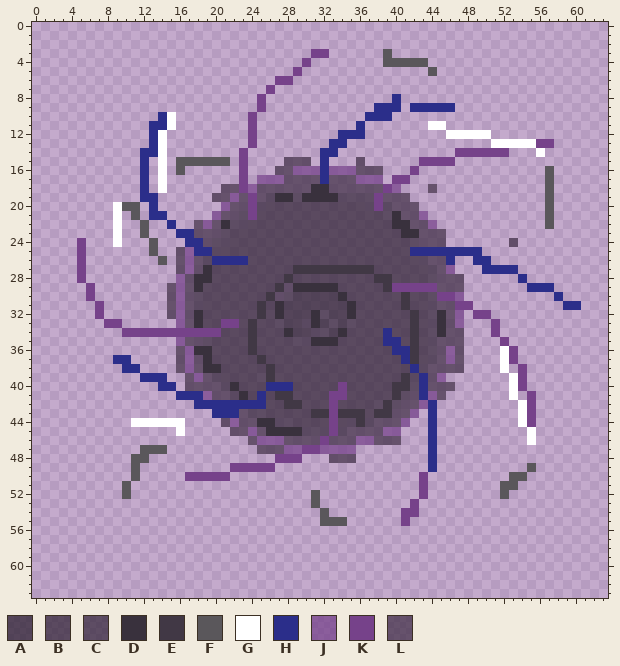
Two states of a pixel-art sprite, IntershellarGame/Assets/Sprites/Wormhole_512px.png. The first picture shows the starting point.
The file is 512x512 pixels, drawn in blocks of 8x8; one block is one cell here. Colours within 5 levels of each other are drawn and written as one.
Palette (. is transparent): A #2c2030ba  B #342638ba  C #382a3eba  D #39313d  E #413845  F #5a575b  G #ffffff  H #2b2e8a  J #76428aba  K #76428a  L #433149ba
After the commit:
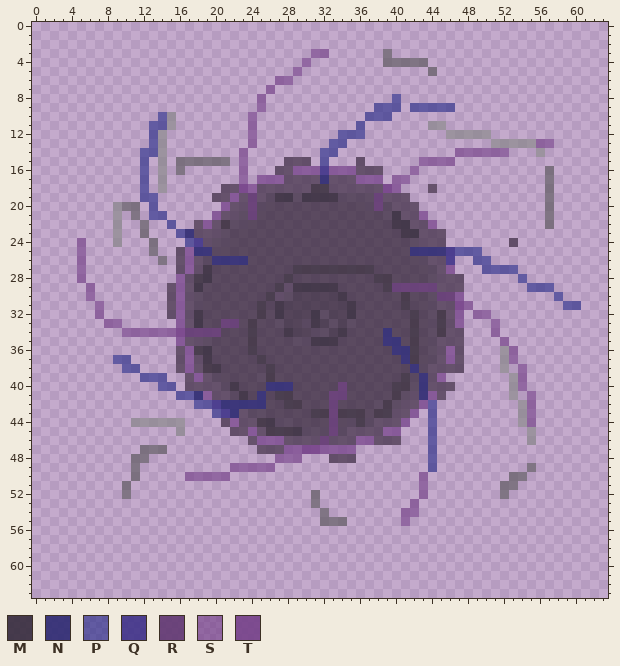
Colours new in this view: M #382e3ee6  N #2e2b72e6  P #2b2e8aa3  Q #41348ae6  R #623972e6  S #76428aa3  T #76428ae6
Difference:
@@ palette @@
-E #413845
+E #3e3342e6
-F #5a575b
+F #5a575ba3
-G #ffffff
+G #868686a3
@@ x 0..63 @@
  2 ................................................................
- 3 ...............................KK......F........................
- 4 ..............................K........FFFFF....................
- 5 .............................K..............F...................
- 6 ...........................KK...................................
- 7 ..........................K.....................................
- 8 .........................K..............H.......................
- 9 .........................K............HHH.HHHHH.................
-10 ..............HG........K............HHH........................
-11 .............HHG........K...........H.......GG..................
-12 .............HG.........K.........HHH.........GGGGG.............
-13 .............HG.........K........HH................GGGGGKK......
-14 ............HHG........K........HH.............KKKKKK...G.......
-15 ............H.G.FFFFFF.K....LLL.H...L......KKKK.................
-16 ............H.G.F......K...LLJJJHJJJLLL...K..............F......
-17 ............H.G........K.JJJLLLLHLLLJJJ.KK...............F......
-18 ............H.G......LLKJLLLLLLDDLLLLLLKJ...L............F......
-19 ............HH......LLJLKLCDDCDDDDCCCCKLLL...............F......
-20 .........GFF.H.......JLLKCBBBBBBBBBBBCKCLLL..............F......
-21 .........G.F.HH.....JLLCKBBBBBBBBBBBBBBCDLLJ.............F......
-22 .........G..F..H..LJLDCCBBBBBBBBBBBBBBBBDDLLJ............F......
-23 .........G..F...HHLLLCBBBBBBBBBBBBBBBBBBBDDLLL..................
-24 .....K...G...F...HHLCCBBBBBBBBBBBBBBBBBBBBCLLL.......L..........
-25 .....K.......F..LJHHCBBBBBBBBBBBBBBBBBBBBBHHHHHHHH..............
-26 .....K........F.LJLCHHHHBBBBBBBBBBBBBBBBBBBCLLH..HH.............
-27 .....K..........LJLDBBBBBBBBBEEEEEEEEEBBBBBBCLJ...HHHH..........
-28 .....K..........JLDDBBBBBBBBEBBBBBBBBBEEBBBBCLLL......H.........
-29 ......K........LJLDBBBBBBBBELDDDDDBBBBBEKKKKKLLL.......HHH......
-30 ......K........LJLCBBBBBBBELCAAAAADBBBBBBEBBCKKJ..........H.....
-31 .......K.......LJLCBBBBBBEBDAAAAAAADBBBBBEBBCLLKK..........HH...
-32 .......K.......LJLDBBBBBBEBDAAADCAADBBBBBBEBCDLJ.KK.............
-33 ........KK......JLDBBKKBEBBCAACDACACBBBBBBEBCDLJ...K............
-34 ..........KKKKKKKKKKKBBBEBBBDAACCADBBBBHBBEBCDLL...K............
-35 ................JLLCBBBBEBBBBCCDDDBBBBBHHBEBCLLL....K...........
-36 ................LJDDBBBBEBBBBBBBBBBBBBBBHHEBCLJL....GK..........
-37 .........HH.....LJLDBBBBBEBBBBBBBBBBBBBBBHEBCLJL....GK..........
-38 ..........HH....LJLDDBBBBBEBBBBBBBBBBBBBBBHCLLLL....G.K.........
-39 ............HHH..LJLCBBBBCEBBBBBBBBBBBBBBECHLJ.......GK.........
-40 ..............HH.LLLLCDBBBHHHBBBBBKBBBBBEECHLLL......GK.........
-41 ................HHHJLLCDBHBEEBBBBKKBBBBBECLHJL.......G.K........
-42 ..................HHHHHHHHBBEEBBBKBBBBCECLLJH.........GK........
-43 ....................HHHLCCBBBBBEEKEEEBEELLJ.H.........GK........
-44 ...........GGGGGG....LJLLDDCCBBBBKBCECLLLJ..H.........GK........
-45 ................G.....LLJLDDDDCCCKCLLLLJJ...H..........G........
-46 ........................LJJJLLLLKLLLJJLLL...H..........G........
-47 ............FFF..........LLLJJKKJJJJ........H...................
-48 ...........FF..............KKK...LLL........H...................
-49 ...........F..........KKKKK.................H..........F........
-50 ...........F.....KKKKK.....................K.........FF.........
-51 ..........F................................K........FF..........
-52 ..........F....................F...........K........F...........
-53 ...............................F..........K.....................
-54 ................................F........KK.....................
-55 ................................FFF......K......................
+ 3 ...............................SS......F........................
+ 4 ..............................S........FFFFF....................
+ 5 .............................S..............F...................
+ 6 ...........................SS...................................
+ 7 ..........................S.....................................
+ 8 .........................S..............P.......................
+ 9 .........................S............PPP.PPPPP.................
+10 ..............PG........S............PPP........................
+11 .............PPG........S...........P.......GG..................
+12 .............PG.........S.........PPP.........GGGGG.............
+13 .............PG.........S........PP................GGGGGSS......
+14 ............PPG........S........PP.............SSSSSS...G.......
+15 ............P.G.FFFFFF.S....LLL.P...L......SSSS.................
+16 ............P.G.F......S...LLJJJQJJJLLL...S..............F......
+17 ............P.G........S.JJJLLLLNLLLJJJ.SS...............F......
+18 ............P.G......LLTJLLLLLLEELLLLLLTJ...L............F......
+19 ............PP......LLJLRLCMMCMMMMCCCCRLLL...............F......
+20 .........GFF.P.......JLLRCBBBBBBBBBBBCRCLLL..............F......
+21 .........G.F.PP.....JLLCRBBBBBBBBBBBBBBCMLLJ.............F......
+22 .........G..F..P..LJLECCBBBBBBBBBBBBBBBBMMLLJ............F......
+23 .........G..F...PNLLLCBBBBBBBBBBBBBBBBBBBMMLLL..................
+24 .....S...G...F...PQLCCBBBBBBBBBBBBBBBBBBBBCLLL.......L..........
+25 .....S.......F..LJNNCBBBBBBBBBBBBBBBBBBBBBNNNNQPPP..............
+26 .....S........F.LJLCNNNNBBBBBBBBBBBBBBBBBBBCLLQ..PP.............
+27 .....S..........LJLMBBBBBBBBBEEEEEEEEEBBBBBBCLJ...PPPP..........
+28 .....S..........JLEMBBBBBBBBEBBBBBBBBBEEBBBBCLLL......P.........
+29 ......S........LJLMBBBBBBBBELMMMMMBBBBBERRRRRLLL.......PPP......
+30 ......S........LJLCBBBBBBBELCAAAAAMBBBBBBEBBCRRJ..........P.....
+31 .......S.......LJLCBBBBBBEBMAAAAAAAMBBBBBEBBCLLTS..........PP...
+32 .......S.......LJLMBBBBBBEBMAAAMCAAMBBBBBBEBCELJ.SS.............
+33 ........SS......JLMBBRRBEBBCAACMACACBBBBBBEBCELJ...S............
+34 ..........SSSSSSTRRRRBBBEBBBMAACCAMBBBBNBBEBCELL...S............
+35 ................JLLCBBBBEBBBBCCMMMBBBBBNNBEBCLLL....S...........
+36 ................LJEMBBBBEBBBBBBBBBBBBBBBNNEBCLJL....GS..........
+37 .........PP.....LJLMBBBBBEBBBBBBBBBBBBBBBNEBCLJL....GS..........
+38 ..........PP....LJLEMBBBBBEBBBBBBBBBBBBBBBNCLLLL....G.S.........
+39 ............PPP..LJLCBBBBCEBBBBBBBBBBBBBBECNLJ.......GS.........
+40 ..............PP.LLLLCMBBBNNNBBBBBRBBBBBEECNLLL......GS.........
+41 ................PPNJLLCMBNBEEBBBBRRBBBBBECLNJL.......G.S........
+42 ..................PPQNNNNNBBEEBBBRBBBBCECLLJP.........GS........
+43 ....................PQNLCCBBBBBEEREEEBEELLJ.P.........GS........
+44 ...........GGGGGG....LJLLEMCCBBBBRBCECLLLJ..P.........GS........
+45 ................G.....LLJLEEEMCCCRCLLLLJJ...P..........G........
+46 ........................LJJJLLLLRLLLJJLLL...P..........G........
+47 ............FFF..........LLLJJTTJJJJ........P...................
+48 ...........FF..............SSS...LLL........P...................
+49 ...........F..........SSSSS.................P..........F........
+50 ...........F.....SSSSS.....................S.........FF.........
+51 ..........F................................S........FF..........
+52 ..........F....................F...........S........F...........
+53 ...............................F..........S.....................
+54 ................................F........SS.....................
+55 ................................FFF......S......................
 56 ................................................................
Where, in picture pixels (left, top, right, bottom), the same in both pictures:
changed: (77, 49, 581, 526)
